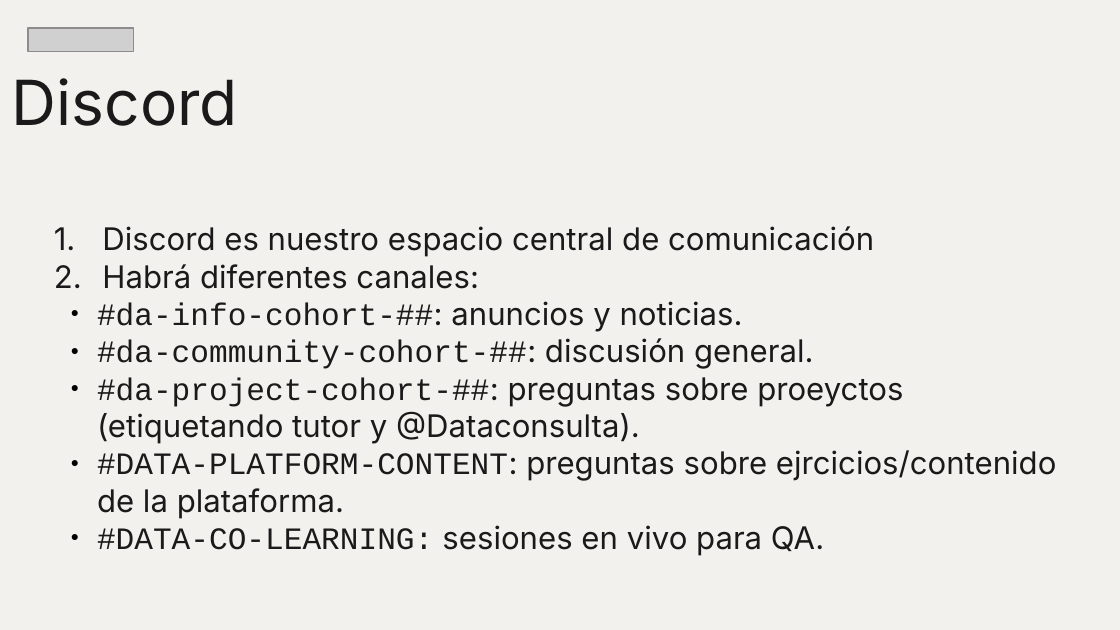
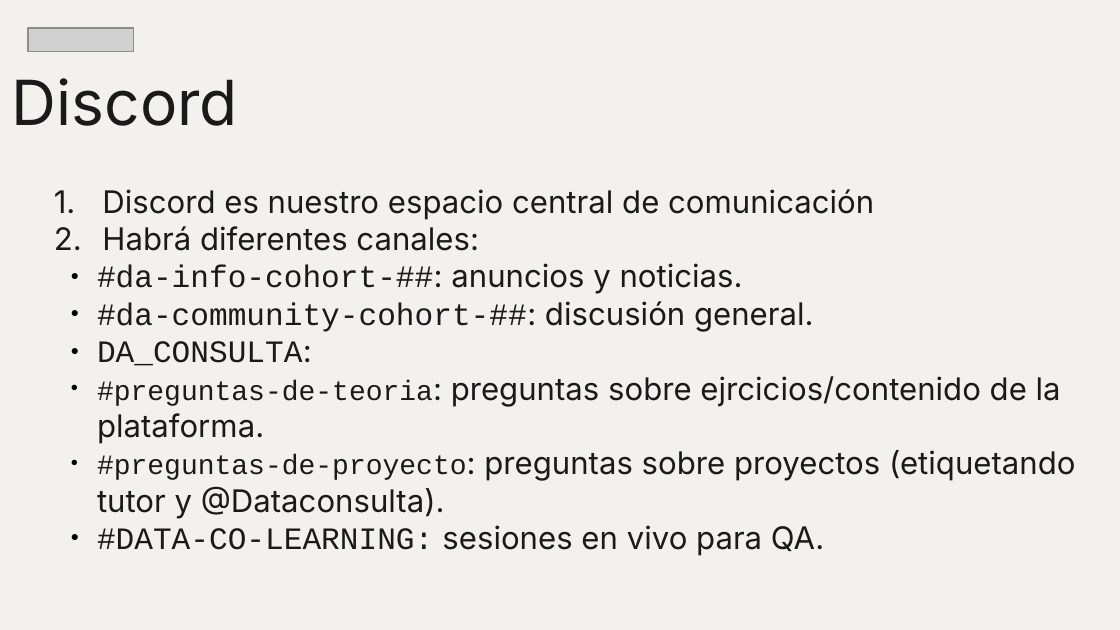
Before and after one commit to zyntonyson/bootcamp_ds_da, a slide deck: slide 24 of 00-da-v8-PostOnboarding/00-onboarding.pptx (slide 16 before the commit). Drawn at 1120x630 pixels with LibreOffice and Linux fonts; fonts in the diff are those of the drawing; grey boxes stand for pictures. Boxes give left, top, right and bottom in pixels: in the first picture for what was removed or moved away, otherwise in the second. Text is boxed around its words. In the diff, an @@ line names an element or a change of style, - is before the commit and + after.

```diff
--- a/00-da-v8-PostOnboarding/00-onboarding.pptx
+++ b/00-da-v8-PostOnboarding/00-onboarding.pptx
@@ subtitle at bbox=[97, 341, 1075, 519]: text changed @@
-  ● #da-project-cohort-##: preguntas sobre proeyctos (etiquetando tutor y @Dataconsulta).
-  ● #DATA-PLATFORM-CONTENT: preguntas sobre ejrcicios/contenido de la plataforma.
+  ● DA_CONSULTA:
+  ● #preguntas-de-teoria: preguntas sobre ejrcicios/contenido de la plataforma.
+  ● #preguntas-de-proyecto: preguntas sobre proyectos (etiquetando tutor y @Dataconsulta).
```
Also in this commit, not shown: 9 other slides changed, 9 slides added, 1 slide removed, 4 other files.
